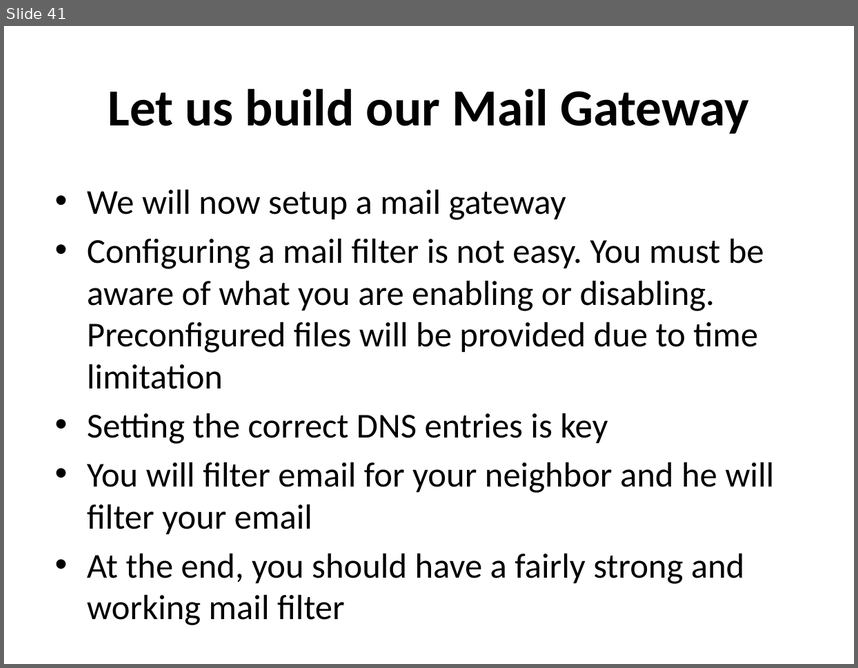
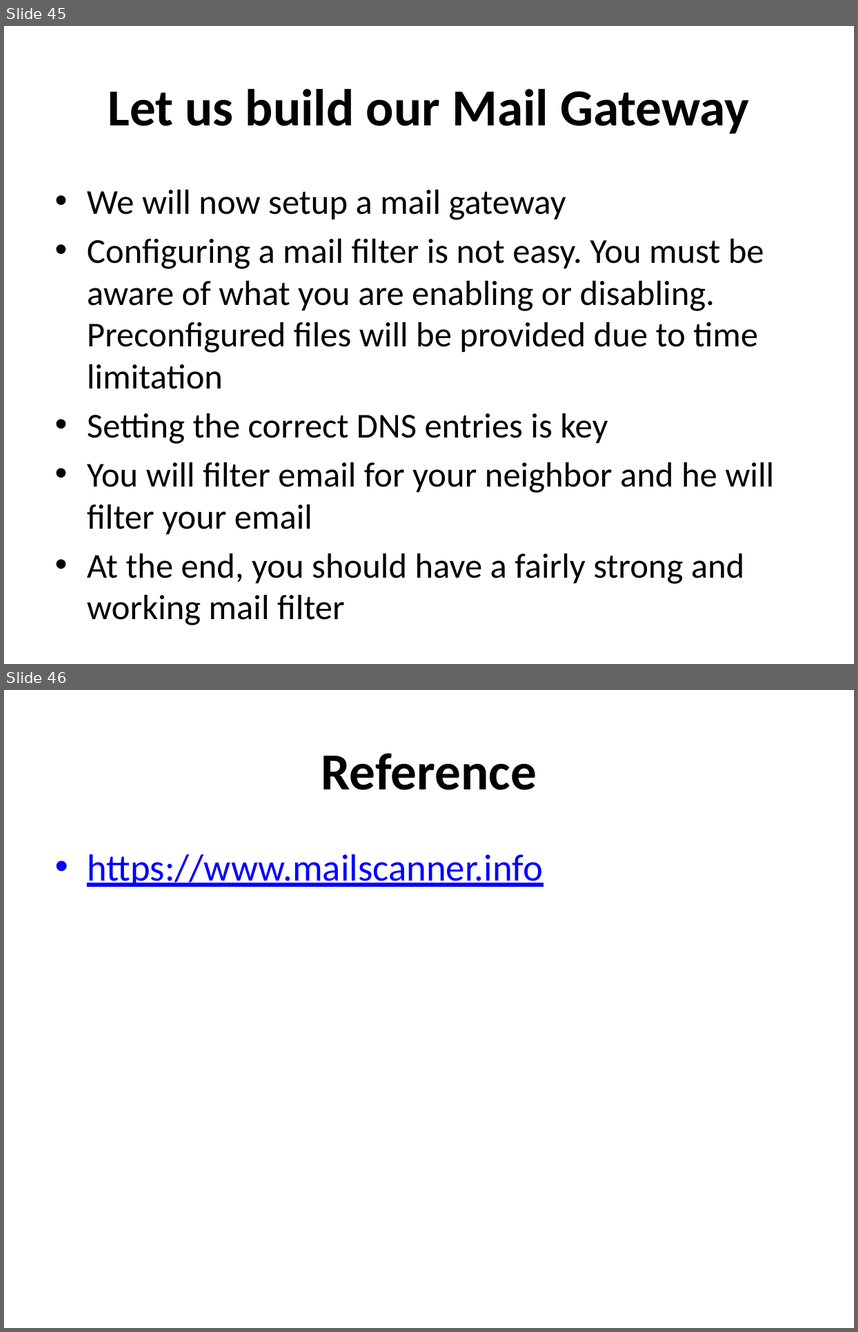
Before and after one commit to afnog/sse, a slide deck: postfix/postfix-mailgateway-debian.pptx. Shown one above the other, each under a label of ours: slide 41 before the commit, slides 45 and 46 after it. The pictures are 858x668 and 858x1332 pixels, drawn with LibreOffice and Linux fonts; fonts in the diff are those of the drawing. Boxes give left, top, right and bottom in pixels: in the first picture for what was removed or moved away, otherwise in the second. Text is boxed around its words. In the diff, an @@ line names an element or a change of style, - is before the commit and + after.

```diff
--- a/postfix/postfix-mailgateway-debian.pptx
+++ b/postfix/postfix-mailgateway-debian.pptx
@@ slide 46 added at (x1=4, y1=690, x2=854, y2=1328), background #FFFFFF @@
@@ title added at (x1=321, y1=753, x2=537, y2=790), 44 pt, text #000000, bold @@
+Reference
@@ text added at (x1=87, y1=854, x2=543, y2=887), 32 pt, text #0000FF, underline @@
+• https://www.mailscanner.info
@@ what was slide 41 is now slide 45 @@
```
Also in this commit, not shown: 10 slides changed, 7 other slides added, 3 slides removed.
